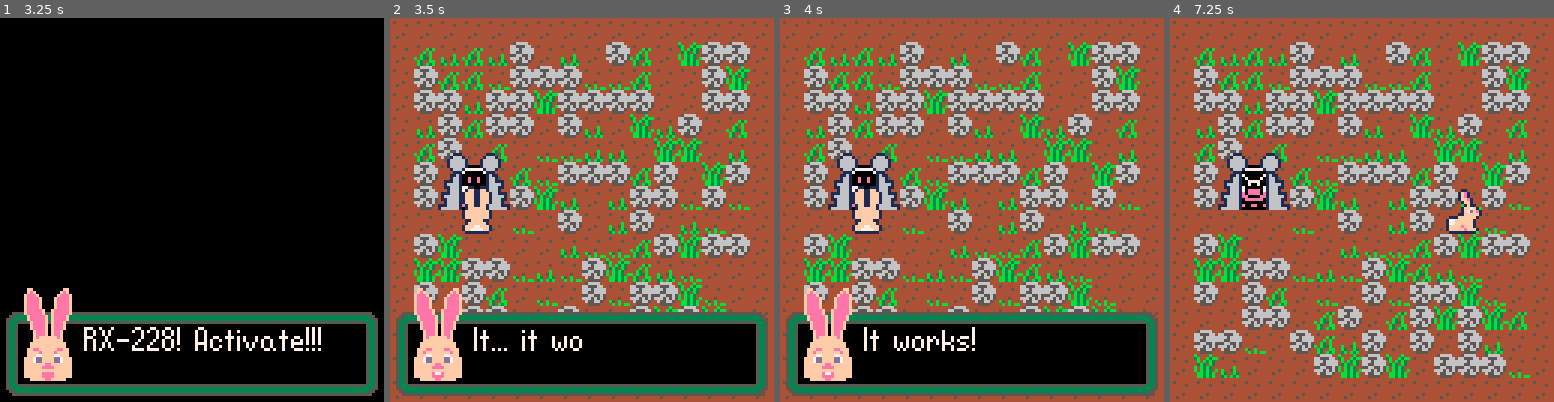
Above: before the commit, frames 1-4 (left to right).
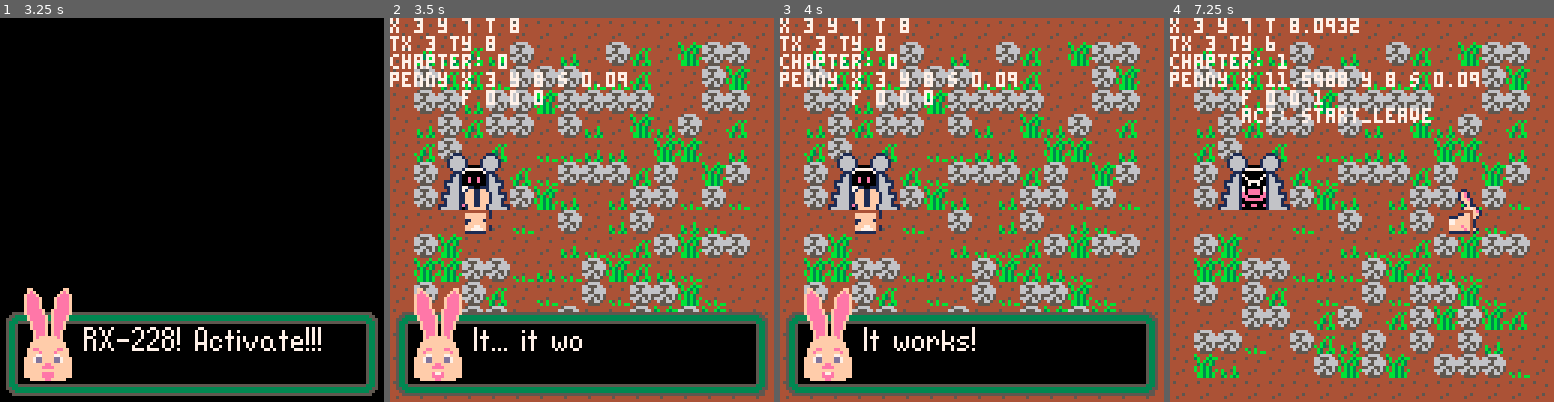
Above: after the commit, the same moments.

Repository: DeCarabas/pico_carts
Game: PICO-8 cartridge robo.p8
The game is run twice, just before and just after one commit, with the same random seed, the same clock (stepped at 60 frames per second) and the same inputs.
Inputs:
- Up to frame 1 (3.25 s): tap X (X key) at 0.33, 1.07, 1.85, 2.97 s; tap O (Z key) at 0.7, 1.7, 2.1, 2.5, 2.9 s; hold Right 1.6-2.1 s; hold Up 2.15-2.42 s; hold Right 2.47-3.03 s; hold Left from 3.08 s (still down)
- Up to frame 2 (3.5 s): keep holding Left; tap O (Z key) at 3.3 s
- Up to frame 3 (4 s): release Left at 3.58 s; hold Down 3.63-3.97 s; tap O (Z key) at 3.7 s
- Up to frame 4 (7.25 s): hold Right 4.02-4.68 s; tap X (X key) at 4.08, 5.2, 6.32 s; tap O (Z key) every 0.4 s from 4.1 to 6.9 s; hold Up 4.73-5.03 s; hold Left 5.08-5.68 s; hold Down 5.73-6.03 s; hold Right 6.08-6.58 s; hold Right 6.63-7.13 s; hold Up from 7.18 s (still down)

Frame 1 is identical in both runs. In frame 2, 2.4% of the frame differs, in the area x 0-62%, y 0-57%; in frame 3, 2.4%; in frame 4, 3.7%, in the area x 0-81%, y 0-58%.

Commit message:
Show things to penny?

Diff:
--- a/robo.p8
+++ b/robo.p8
@@ -482,10 +482,11 @@
 end
 
 function use_thing()
-   local items=get_items()
-   local item=items[item_sel]
-   if item.fn != nil then
-      local tx,ty=looking_at()
+   local item=get_items()[item_sel]
+   local tx,ty=looking_at()
+   if tx==penny.x and ty==penny.y then
+      penny:receive(item)
+   elseif item.fn != nil then
       item.fn(item, tx, ty)
    end
 end
@@ -1031,6 +1032,8 @@
    cursor(0,0,7)
    if px!=nil and py!=nil then
       print("x "..px.." y "..py.." t "..hour)
+      local tx,ty=looking_at()
+      print("tx "..tx.." ty "..ty)
    end
    if chapter != nil then
       print("chapter: "..chapter)
@@ -1048,21 +1051,23 @@
             print("      act: ????")
          end
       end
-   end
-   for fi=1,#flowers do
-      local f=flowers[fi]
-      print(fi.." "..f.seed.name.." "..f.x.." "..f.y)
-   end
-   if DBG_last_ys then
-      for yi=1,#DBG_last_ys do
-         local ly=DBG_last_ys[yi]
-         local la=DBG_last_draws[yi][2]
-         if type(la)=="table" then
-            la=la.seed.name
-         end
-         print(ly.." "..la)
-      end
-   end
+      local gx,gy=penny.x*8,penny.y*8
+      rect(gx,gy,gx+8,gy+8,4)
+   end
+   -- for fi=1,#flowers do
+   --    local f=flowers[fi]
+   --    print(fi.." "..f.seed.name.." "..f.x.." "..f.y)
+   -- end
+   -- if DBG_last_ys then
+   --    for yi=1,#DBG_last_ys do
+   --       local ly=DBG_last_ys[yi]
+   --       local la=DBG_last_draws[yi][2]
+   --       if type(la)=="table" then
+   --          la=la.seed.name
+   --       end
+   --       print(ly.." "..la)
+   --    end
+   -- end
 
    -- check the dumb clearing
    -- rect(px*8,py*8,(px+6)*8,(py+6)*8,10)
@@ -1145,7 +1150,7 @@
       draw_meters()
    end
 
-   -- draw_debug()
+   draw_debug()
 end
 
 function _draw()
@@ -1676,7 +1681,7 @@
    {
       pre=function()
          cls(0)
-         penny:show(base_x,base_y+2,0)
+         penny:show(base_x,base_y+1,0)
          blank_screen=true
       end,
       "Penny?",
@@ -1730,14 +1735,12 @@
       energy_level = max_energy/4
       tank_level = 0
       penny:start_leave()
-      update_fn = update_walk
       chapter = 1
    end
 }
 
 function start_ch2()
    penny:start_wander()
-   update_fn=update_walk
    objective="clear a 6x6 field"
    objective_fn=check_bigspace
 end
@@ -1746,7 +1749,7 @@
    {
       pre=function()
          cls(0)
-         penny:show(base_x,base_y+2,0)
+         penny:show(base_x,base_y+1,0)
          blank_screen = true
 
          -- ♪: set the chapter early
@@ -1855,7 +1858,6 @@
    chapter = 3
    tank_level = max_tank
    penny:start_wander()
-   update_fn = update_walk
    objective_fn = check_gather_flowers(1)
 end
 
@@ -1888,7 +1890,7 @@
          -- :todo: a little bit between when she leaves and when
          --        she comes back?
 
-         penny:show(16, py+2, 2)
+         penny:show(16, py+1, 2)
          penny:run_to(px, penny.y)
          penny:show(penny.x, penny.y, 0)
       end,
@@ -1954,7 +1956,7 @@
          old_penny_visible = penny:visible()
 
          cls(0)
-         penny:show(base_x, base_y+2, 0)
+         penny:show(base_x, base_y+1, 0)
          blank_screen=true
       end,
 
@@ -1985,8 +1987,13 @@
       if not old_penny_visible then
          penny:leave()
       end
-      update_fn=update_walk
-   end
+   end
+}
+
+--
+
+cs_random_item={
+   {"Gee, that's nice."}
 }
 
 --
@@ -2031,6 +2038,7 @@
          if script.post then
             script:post()
          end
+         update_fn=update_walk
    end)
    update_fn=update_script
 end
@@ -2156,7 +2164,7 @@
       sspr(
          sx,sy,sw,sh,
          self.x*8,---(sw/2),
-         self.y*8-16,
+         self.y*8-8,
          sw,sh,
          f)
       palt()
@@ -2294,6 +2302,11 @@
    return self.x ~= nil and self.y ~= nil and
       self.x >= 0 and self.x < 16 and
       self.y >= 0 and self.y < 16
+end
+
+function penny:receive(item)
+   -- Oh my what am I looking at?
+   do_script(cs_random_item)
 end
 
 -->8
